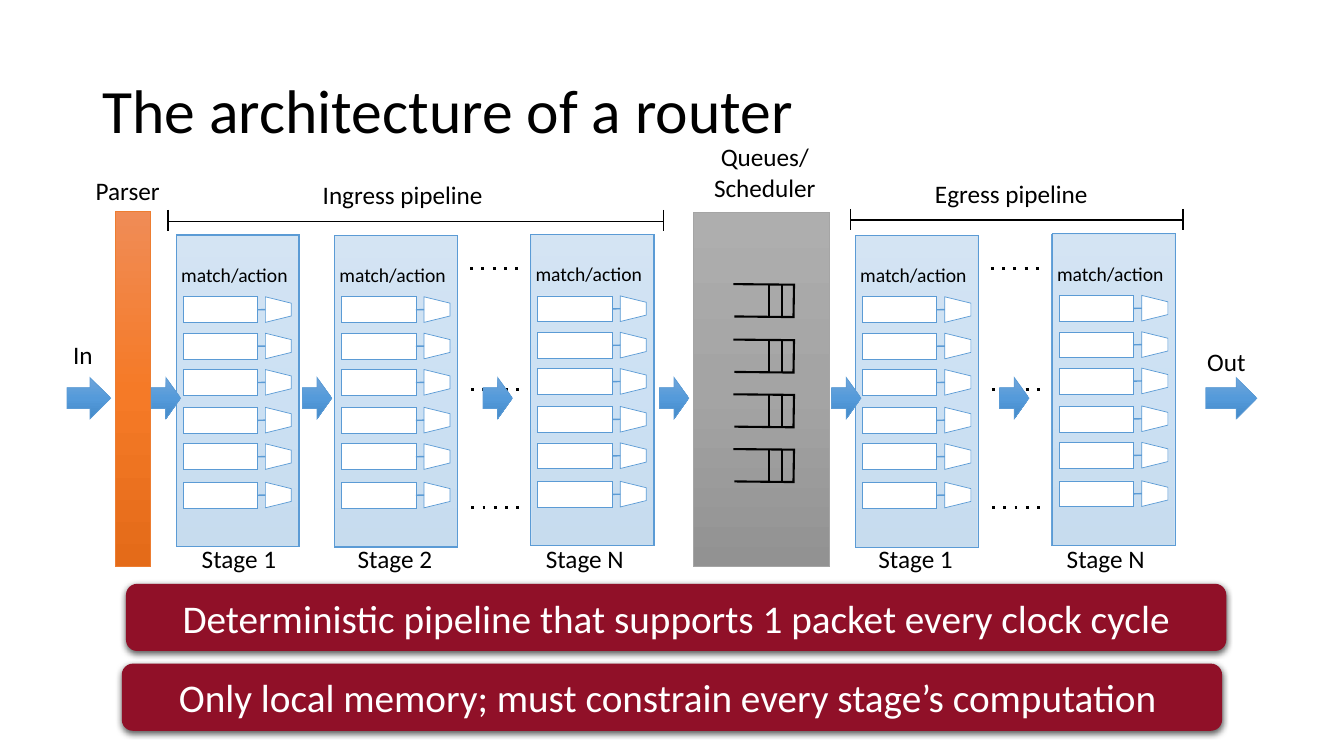
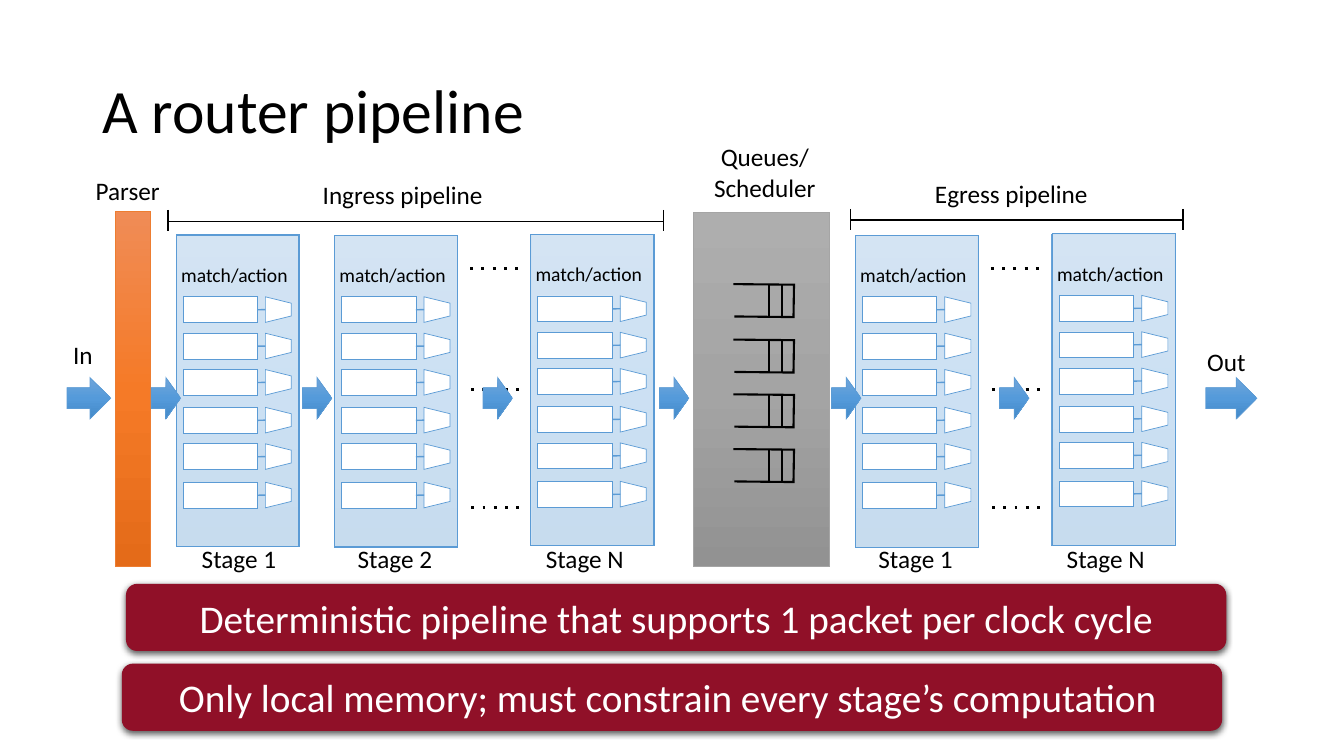
Before and after one commit to anirudhSK/pifo-domino-marple-ppts, a slide deck: slide 11 of combined_domino_pifo.pptx. Drawn at 1344x756 pixels with LibreOffice and Linux fonts; fonts in the diff are those of the drawing. Boxes give left, top, right and bottom in pixels: in the first picture for what was removed or moved away, otherwise in the second. Text is boxed around its words. In the diff, an @@ line names an element or a change of style, - is before the commit and + after.

```diff
--- a/combined_domino_pifo.pptx
+++ b/combined_domino_pifo.pptx
@@ title at (102, 90, 524, 143): text changed @@
-The architecture of a router
+A router pipeline
@@ text in rounded rectangle at (200, 605, 1153, 640): text changed @@
-Deterministic pipeline that supports 1 packet every clock cycle
+Deterministic pipeline that supports 1 packet per clock cycle
```
Also in this commit, not shown: 1 other slide changed.
